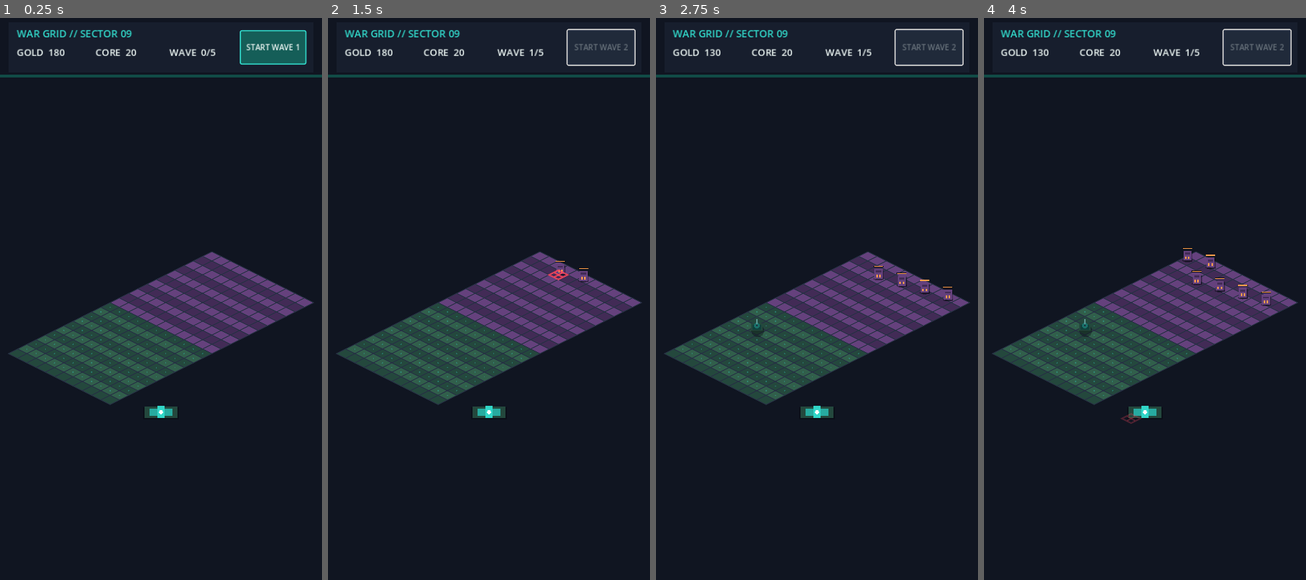
Above: before the commit, frames 1-4 (left to right).
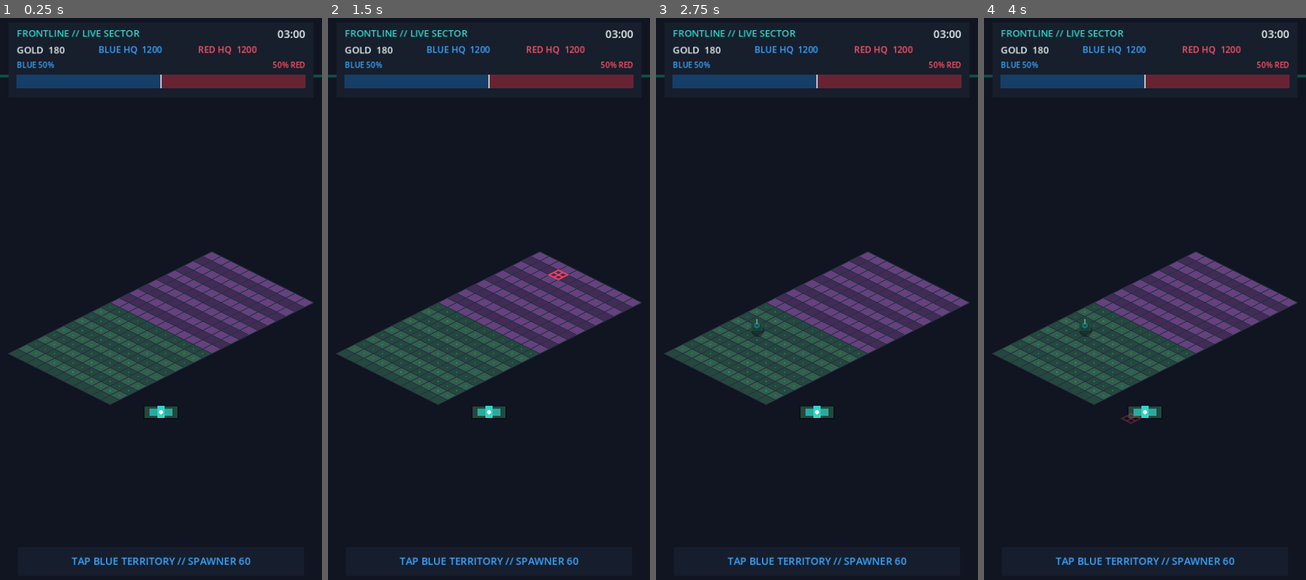
Above: after the commit, the same moments.

Repository: jinhoofkepco/Godottest1
Game: Godot game, scene res://scenes/main.tscn
Two runs of this game, one before a commit and one after it. Both use one fixed random seed, a clock stepped at 60 frames per second and the inputs below.
Inputs (mouse positions are in pixels of both pictures, inside the frame that each line leads up to):
- Up to frame 1 (0.25 s): no input
- Up to frame 2 (1.5 s): click (601, 46) at 0.5 s, where only the run before the commit has a clickable "START WAVE 1"; move the mouse to (559, 270) at 1.27 s; click (559, 270) at 1.42 s
- Up to frame 3 (2.75 s): move the mouse to (752, 332) at 2.02 s; click (752, 332) at 2.17 s
- Up to frame 4 (4 s): move the mouse to (1177, 175) at 2.77 s; click (1177, 175) at 2.92 s; move the mouse to (1128, 417) at 3.52 s; click (1128, 417) at 3.67 s

The runs differ from the first frame. In frame 1, 5.0% of the frame differs, in the area x 2-98%, y 2-98%; in frame 2, 4.2%; in frame 3, 4.3%; in frame 4, 4.4%.
Error after the commit: Invalid access to property or key 'next_wave_pressed' on a base object of type 'Control (DefenseHud)'. (res://scripts/main.gd:50)

Commit message:
feat: replace wave HUD with frontline status display

Diff:
--- a/scripts/hud.gd
+++ b/scripts/hud.gd
@@ -1,164 +1,217 @@
 class_name DefenseHud
 extends Control
 
-signal next_wave_pressed
 signal restart_pressed
 
 const GameConfig = preload("res://scripts/game_config.gd")
 
+const BLUE := Color("39a8ff")
+const BLUE_DARK := Color("153f68")
+const RED := Color("ff5468")
+const RED_DARK := Color("682333")
+const BAR_WIDTH := 484.0
+
 var gold_label: Label
-var core_label: Label
-var wave_label: Label
-var next_button: Button
+var ally_hq_label: Label
+var enemy_hq_label: Label
+var timer_label: Label
+var ally_percent_label: Label
+var enemy_percent_label: Label
+var ally_occupancy_fill: ColorRect
+var enemy_occupancy_fill: ColorRect
+var message_label: Label
+var instruction_label: Label
 var result_overlay: ColorRect
 var result_label: Label
 var restart_button: Button
-var banner_label: Label
-var banner_wave := 0
-var banner_time_left := 0.0
-var banner_feedback_count := 0
-
-@export var banner_duration := 0.82
+
+var message_time_left := 0.0
+
+@export var message_duration := 1.1
 
 
 func _ready() -> void:
 	set_anchors_and_offsets_preset(Control.PRESET_FULL_RECT)
 	mouse_filter = Control.MOUSE_FILTER_IGNORE
-	_build_top_bar()
-	_build_wave_banner()
+	_build_status_panel()
+	_build_message()
+	_build_instruction()
 	_build_result_overlay()
-
-
-func update_stats(gold: int, core_hp: int, wave: int) -> void:
-	gold_label.text = "GOLD  %03d" % gold
-	core_label.text = "CORE  %02d" % core_hp
-	wave_label.text = "WAVE  %d/%d" % [wave, GameConfig.TOTAL_WAVES]
-
-
-func set_wave_button(enabled: bool, wave: int) -> void:
-	next_button.disabled = not enabled
-	next_button.text = "START WAVE %d" % clampi(wave + 1, 1, GameConfig.TOTAL_WAVES)
+	update_stats(GameConfig.START_GOLD, GameConfig.HQ_MAX_HP, GameConfig.HQ_MAX_HP, GameConfig.MATCH_DURATION, 0.5)
+
+
+func update_stats(
+	ally_gold: int,
+	ally_hq_hp: float,
+	enemy_hq_hp: float,
+	time_remaining: float,
+	ally_occupancy: float
+) -> void:
+	var blue_share := clampf(ally_occupancy, 0.0, 1.0)
+	var red_share := 1.0 - blue_share
+	gold_label.text = "GOLD  %03d" % max(0, ally_gold)
+	ally_hq_label.text = "BLUE HQ  %04d" % ceili(maxf(0.0, ally_hq_hp))
+	enemy_hq_label.text = "RED HQ  %04d" % ceili(maxf(0.0, enemy_hq_hp))
+	timer_label.text = _format_time(time_remaining)
+	ally_percent_label.text = "BLUE %d%%" % roundi(blue_share * 100.0)
+	enemy_percent_label.text = "%d%% RED" % roundi(red_share * 100.0)
+	ally_occupancy_fill.size.x = BAR_WIDTH * blue_share
+	enemy_occupancy_fill.position.x = BAR_WIDTH * blue_share
+	enemy_occupancy_fill.size.x = BAR_WIDTH * red_share
 
 
 func show_result(result: String) -> void:
-	result_label.text = result
-	result_label.modulate = GameConfig.COLOR_TEAL if result == "VICTORY" else GameConfig.COLOR_ORANGE
+	var victory := result.to_upper() == "VICTORY"
+	result_label.text = "BLUE VICTORY" if victory else "BLUE DEFEAT"
+	result_label.add_theme_color_override("font_color", BLUE if victory else RED)
 	result_overlay.visible = true
 
 
-func show_wave_banner(wave: int) -> void:
-	banner_wave = wave
-	banner_time_left = banner_duration
-	banner_feedback_count += 1
-	banner_label.text = "WAVE %d" % wave
-	banner_label.visible = true
-	banner_label.modulate = Color.WHITE
+func show_message(text: String, color := Color.WHITE) -> void:
+	message_label.text = text
+	message_label.add_theme_color_override("font_color", color)
+	message_label.modulate = Color.WHITE
+	message_label.visible = true
+	message_time_left = message_duration
 
 
 func _process(delta: float) -> void:
-	if banner_time_left <= 0.0 or not is_instance_valid(banner_label):
+	if message_time_left <= 0.0:
 		return
-	banner_time_left = maxf(0.0, banner_time_left - delta)
-	var progress := 1.0 - banner_time_left / banner_duration
-	banner_label.position.y = lerpf(168.0, 194.0, minf(1.0, progress * 2.2))
-	var fade := minf(1.0, banner_time_left / 0.22)
-	banner_label.modulate = Color(GameConfig.COLOR_TEXT, fade)
-	if banner_time_left <= 0.0:
-		banner_label.visible = false
-
-
-func _build_top_bar() -> void:
+	message_time_left = maxf(0.0, message_time_left - delta)
+	message_label.modulate.a = minf(1.0, message_time_left / 0.22)
+	if message_time_left <= 0.0:
+		message_label.visible = false
+
+
+func _build_status_panel() -> void:
 	var panel := ColorRect.new()
 	panel.position = Vector2(14, 12)
-	panel.size = Vector2(512, 84)
-	panel.color = GameConfig.COLOR_PANEL
+	panel.size = Vector2(512, 126)
+	panel.color = Color(GameConfig.COLOR_PANEL, 0.96)
 	panel.mouse_filter = Control.MOUSE_FILTER_IGNORE
 	add_child(panel)
 
-	var title := Label.new()
-	title.position = Vector2(14, 7)
-	title.size = Vector2(300, 25)
-	title.text = "WAR GRID // SECTOR 09"
-	title.add_theme_font_size_override("font_size", 17)
-	title.add_theme_color_override("font_color", GameConfig.COLOR_TEAL)
+	var title := _make_label(Vector2(14, 7), Vector2(300, 24), 16, GameConfig.COLOR_TEAL)
+	title.text = "FRONTLINE // LIVE SECTOR"
 	panel.add_child(title)
 
-	gold_label = _stat_label(Vector2(14, 39), 128)
-	core_label = _stat_label(Vector2(146, 39), 120)
-	wave_label = _stat_label(Vector2(270, 39), 115)
+	timer_label = _make_label(Vector2(388, 7), Vector2(110, 24), 18, GameConfig.COLOR_TEXT)
+	timer_label.horizontal_alignment = HORIZONTAL_ALIGNMENT_RIGHT
+	panel.add_child(timer_label)
+
+	gold_label = _make_label(Vector2(14, 35), Vector2(135, 24), 16, GameConfig.COLOR_TEXT)
+	ally_hq_label = _make_label(Vector2(151, 35), Vector2(165, 24), 15, BLUE)
+	enemy_hq_label = _make_label(Vector2(318, 35), Vector2(180, 24), 15, RED)
 	panel.add_child(gold_label)
-	panel.add_child(core_label)
-	panel.add_child(wave_label)
-
-	next_button = Button.new()
-	next_button.position = Vector2(388, 13)
-	next_button.size = Vector2(112, 58)
-	next_button.text = "START WAVE 1"
-	next_button.add_theme_font_size_override("font_size", 13)
-	_style_button(next_button, GameConfig.COLOR_TEAL)
-	next_button.pressed.connect(func() -> void: next_wave_pressed.emit())
-	panel.add_child(next_button)
+	panel.add_child(ally_hq_label)
+	panel.add_child(enemy_hq_label)
+
+	ally_percent_label = _make_label(Vector2(14, 62), Vector2(150, 20), 13, BLUE)
+	enemy_percent_label = _make_label(Vector2(348, 62), Vector2(150, 20), 13, RED)
+	enemy_percent_label.horizontal_alignment = HORIZONTAL_ALIGNMENT_RIGHT
+	panel.add_child(ally_percent_label)
+	panel.add_child(enemy_percent_label)
+
+	var bar_back := ColorRect.new()
+	bar_back.position = Vector2(14, 88)
+	bar_back.size = Vector2(BAR_WIDTH, 22)
+	bar_back.color = GameConfig.COLOR_NEUTRAL
+	bar_back.mouse_filter = Control.MOUSE_FILTER_IGNORE
+	panel.add_child(bar_back)
+
+	ally_occupancy_fill = ColorRect.new()
+	ally_occupancy_fill.size = Vector2(BAR_WIDTH * 0.5, 22)
+	ally_occupancy_fill.color = BLUE_DARK
+	ally_occupancy_fill.mouse_filter = Control.MOUSE_FILTER_IGNORE
+	bar_back.add_child(ally_occupancy_fill)
+
+	enemy_occupancy_fill = ColorRect.new()
+	enemy_occupancy_fill.position = Vector2(BAR_WIDTH * 0.5, 0)
+	enemy_occupancy_fill.size = Vector2(BAR_WIDTH * 0.5, 22)
+	enemy_occupancy_fill.color = RED_DARK
+	enemy_occupancy_fill.mouse_filter = Control.MOUSE_FILTER_IGNORE
+	bar_back.add_child(enemy_occupancy_fill)
+
+	var midpoint := ColorRect.new()
+	midpoint.position = Vector2(BAR_WIDTH * 0.5 - 1.0, 0)
+	midpoint.size = Vector2(2, 22)
+	midpoint.color = Color(GameConfig.COLOR_TEXT, 0.75)
+	midpoint.mouse_filter = Control.MOUSE_FILTER_IGNORE
+	bar_back.add_child(midpoint)
+
+
+func _build_message() -> void:
+	message_label = _make_label(Vector2(50, 155), Vector2(440, 52), 25, GameConfig.COLOR_TEXT)
+	message_label.horizontal_alignment = HORIZONTAL_ALIGNMENT_CENTER
+	message_label.vertical_alignment = VERTICAL_ALIGNMENT_CENTER
+	message_label.visible = false
+	message_label.mouse_filter = Control.MOUSE_FILTER_IGNORE
+	add_child(message_label)
+
+
+func _build_instruction() -> void:
+	var plate := ColorRect.new()
+	plate.position = Vector2(30, 891)
+	plate.size = Vector2(480, 48)
+	plate.color = Color(GameConfig.COLOR_PANEL, 0.94)
+	plate.mouse_filter = Control.MOUSE_FILTER_IGNORE
+	add_child(plate)
+
+	instruction_label = _make_label(Vector2.ZERO, plate.size, 17, BLUE)
+	instruction_label.text = "TAP BLUE TERRITORY // SPAWNER 60"
+	instruction_label.horizontal_alignment = HORIZONTAL_ALIGNMENT_CENTER
+	instruction_label.vertical_alignment = VERTICAL_ALIGNMENT_CENTER
+	plate.add_child(instruction_label)
 
 
 func _build_result_overlay() -> void:
 	result_overlay = ColorRect.new()
 	result_overlay.set_anchors_and_offsets_preset(Control.PRESET_FULL_RECT)
-	result_overlay.color = Color(0.035, 0.055, 0.09, 0.9)
+	result_overlay.color = Color(0.025, 0.04, 0.075, 0.92)
 	result_overlay.visible = false
 	result_overlay.mouse_filter = Control.MOUSE_FILTER_STOP
 	add_child(result_overlay)
 
 	var card := ColorRect.new()
-	card.position = Vector2(65, 330)
-	card.size = Vector2(410, 250)
+	card.position = Vector2(55, 340)
+	card.size = Vector2(430, 250)
 	card.color = GameConfig.COLOR_PANEL
+	card.mouse_filter = Control.MOUSE_FILTER_STOP
 	result_overlay.add_child(card)
 
-	result_label = Label.new()
-	result_label.position = Vector2(20, 38)
-	result_label.size = Vector2(370, 70)
+	result_label = _make_label(Vector2(20, 34), Vector2(390, 80), 38, BLUE)
 	result_label.horizontal_alignment = HORIZONTAL_ALIGNMENT_CENTER
 	result_label.vertical_alignment = VERTICAL_ALIGNMENT_CENTER
-	result_label.add_theme_font_size_override("font_size", 42)
 	card.add_child(result_label)
 
-	var subtitle := Label.new()
-	subtitle.position = Vector2(20, 112)
-	subtitle.size = Vector2(370, 30)
-	subtitle.text = "SECTOR RUN COMPLETE"
+	var subtitle := _make_label(Vector2(20, 113), Vector2(390, 28), 15, Color(GameConfig.COLOR_TEXT, 0.68))
+	subtitle.text = "FRONTLINE SIMULATION COMPLETE"
 	subtitle.horizontal_alignment = HORIZONTAL_ALIGNMENT_CENTER
-	subtitle.add_theme_color_override("font_color", Color(GameConfig.COLOR_TEXT, 0.7))
 	card.add_child(subtitle)
 
 	restart_button = Button.new()
-	restart_button.position = Vector2(95, 164)
+	restart_button.position = Vector2(105, 166)
 	restart_button.size = Vector2(220, 58)
 	restart_button.text = "RESTART"
 	restart_button.add_theme_font_size_override("font_size", 19)
-	_style_button(restart_button, GameConfig.COLOR_ORANGE)
+	_style_button(restart_button, GameConfig.COLOR_TEAL)
 	restart_button.pressed.connect(func() -> void: restart_pressed.emit())
 	card.add_child(restart_button)
 
 
-func _build_wave_banner() -> void:
-	banner_label = Label.new()
-	banner_label.position = Vector2(120, 168)
-	banner_label.size = Vector2(300, 64)
-	banner_label.horizontal_alignment = HORIZONTAL_ALIGNMENT_CENTER
-	banner_label.vertical_alignment = VERTICAL_ALIGNMENT_CENTER
-	banner_label.add_theme_font_size_override("font_size", 36)
-	banner_label.add_theme_color_override("font_color", GameConfig.COLOR_TEXT)
-	banner_label.visible = false
-	banner_label.mouse_filter = Control.MOUSE_FILTER_IGNORE
-	add_child(banner_label)
-
-
-func _stat_label(at: Vector2, width: float) -> Label:
+func _format_time(seconds_left: float) -> String:
+	var whole_seconds := maxi(0, ceili(seconds_left))
+	return "%02d:%02d" % [whole_seconds / 60, whole_seconds % 60]
+
+
+func _make_label(at: Vector2, dimensions: Vector2, font_size: int, color: Color) -> Label:
 	var label := Label.new()
 	label.position = at
-	label.size = Vector2(width, 30)
-	label.add_theme_font_size_override("font_size", 16)
-	label.add_theme_color_override("font_color", GameConfig.COLOR_TEXT)
+	label.size = dimensions
+	label.add_theme_font_size_override("font_size", font_size)
+	label.add_theme_color_override("font_color", color)
+	label.mouse_filter = Control.MOUSE_FILTER_IGNORE
 	return label
 
 
@@ -173,12 +226,7 @@
 	normal.corner_radius_bottom_right = 3
 	var pressed := normal.duplicate()
 	pressed.bg_color = accent.darkened(0.3)
-	var disabled := normal.duplicate()
-	disabled.bg_color = GameConfig.COLOR_NEUTRAL
-	disabled.border_color = GameConfig.COLOR_GRID_LINE
 	button.add_theme_stylebox_override("normal", normal)
 	button.add_theme_stylebox_override("hover", pressed)
 	button.add_theme_stylebox_override("pressed", pressed)
-	button.add_theme_stylebox_override("disabled", disabled)
 	button.add_theme_color_override("font_color", GameConfig.COLOR_TEXT)
-	button.add_theme_color_override("font_disabled_color", Color(GameConfig.COLOR_TEXT, 0.35))
